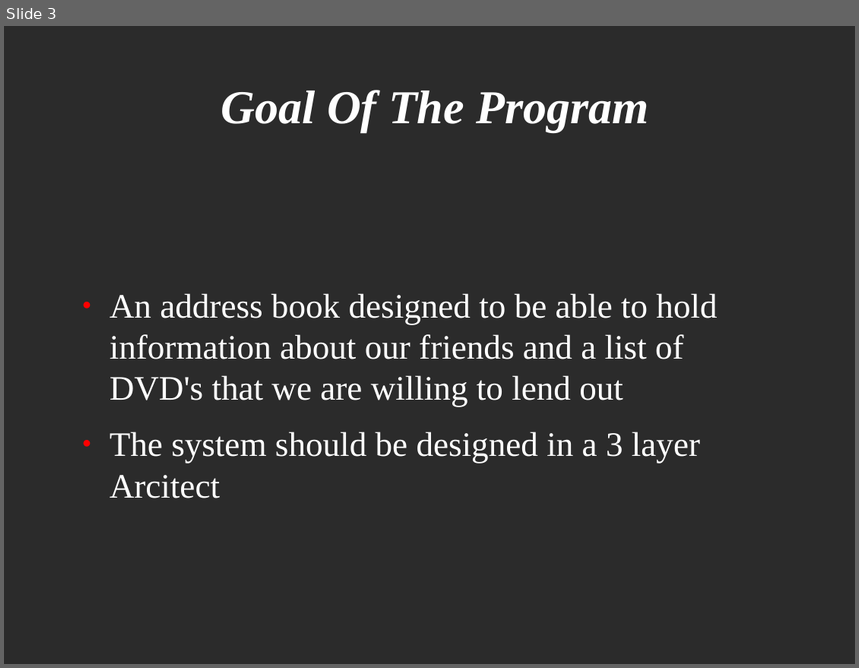
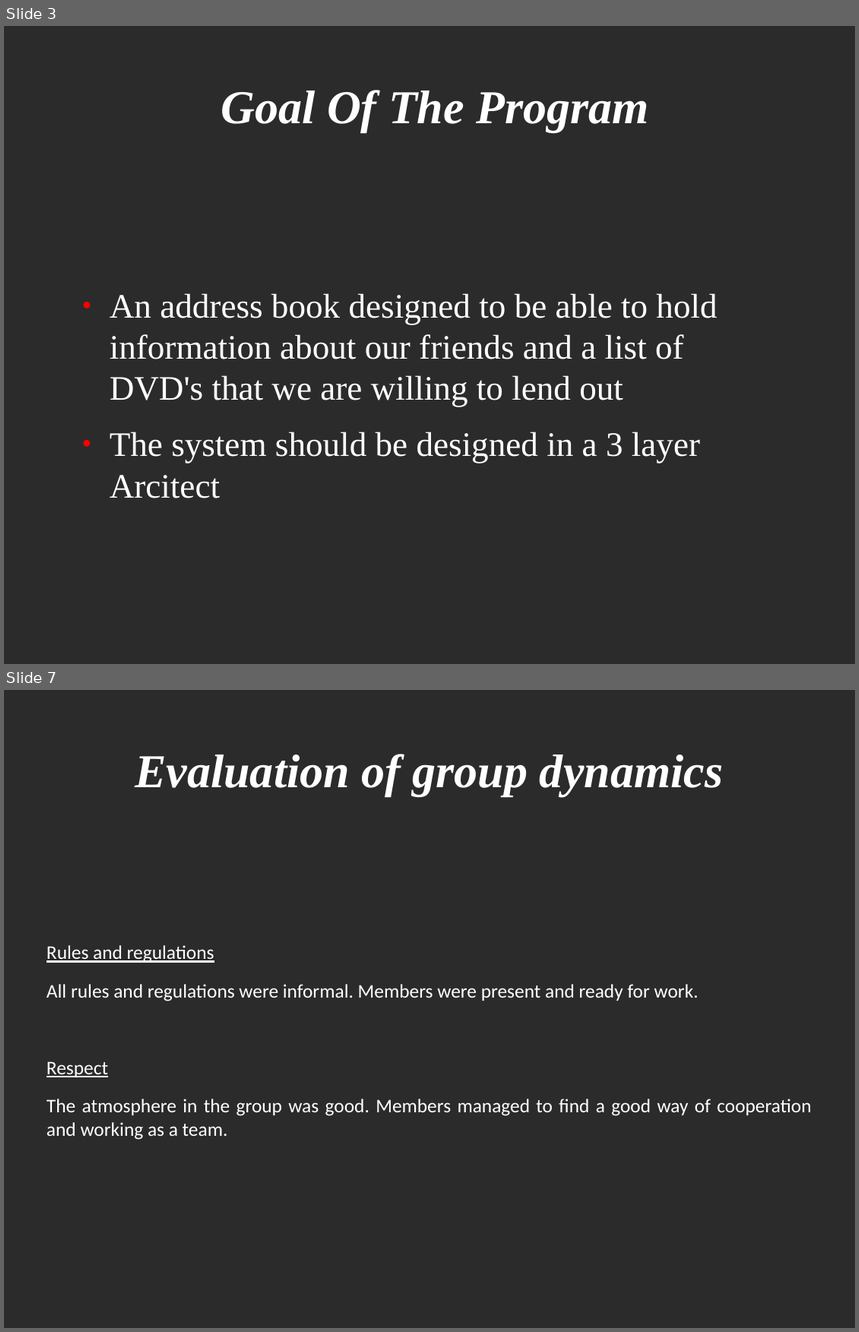
Before and after one commit to CSharkie/ucn-workshop-design-dm83-group2, a slide deck: Workshop group 2.odp. Shown one above the other, each under a label of ours: slide 3 before the commit, slides 3 and 7 after it; the slides between them are not shown. The pictures are 859x668 and 859x1332 pixels, drawn with LibreOffice and Linux fonts; fonts in the diff are those of the drawing; background and template pictures are left out; a plain dark background stands for a picture behind light text. Boxes give left, top, right and bottom in pixels: in the first picture for what was removed or moved away, otherwise in the second. Text is boxed around its words. In the diff, an @@ line names an element or a change of style, - is before the commit and + after.

```diff
--- a/Workshop group 2.odp
+++ b/Workshop group 2.odp
@@ slide 7 added at box(4, 690, 855, 1328), background picture (left out) @@
@@ title added at box(135, 754, 723, 796), 44 pt, text #FFFFFF, bold, italic @@
+Evaluation of group dynamics
@@ text added at box(47, 945, 811, 1140), 18 pt, text #FFFFFF @@
+Rules and regulations
+All rules and regulations were informal. Members were present and ready for work.
+Respect
+The atmosphere in the group was good. Members managed to find a good way of cooperation and working as a team.
```
Also in this commit, not shown: 2 slides changed, 8 other slides added, 2 slides removed, 3 other files.
